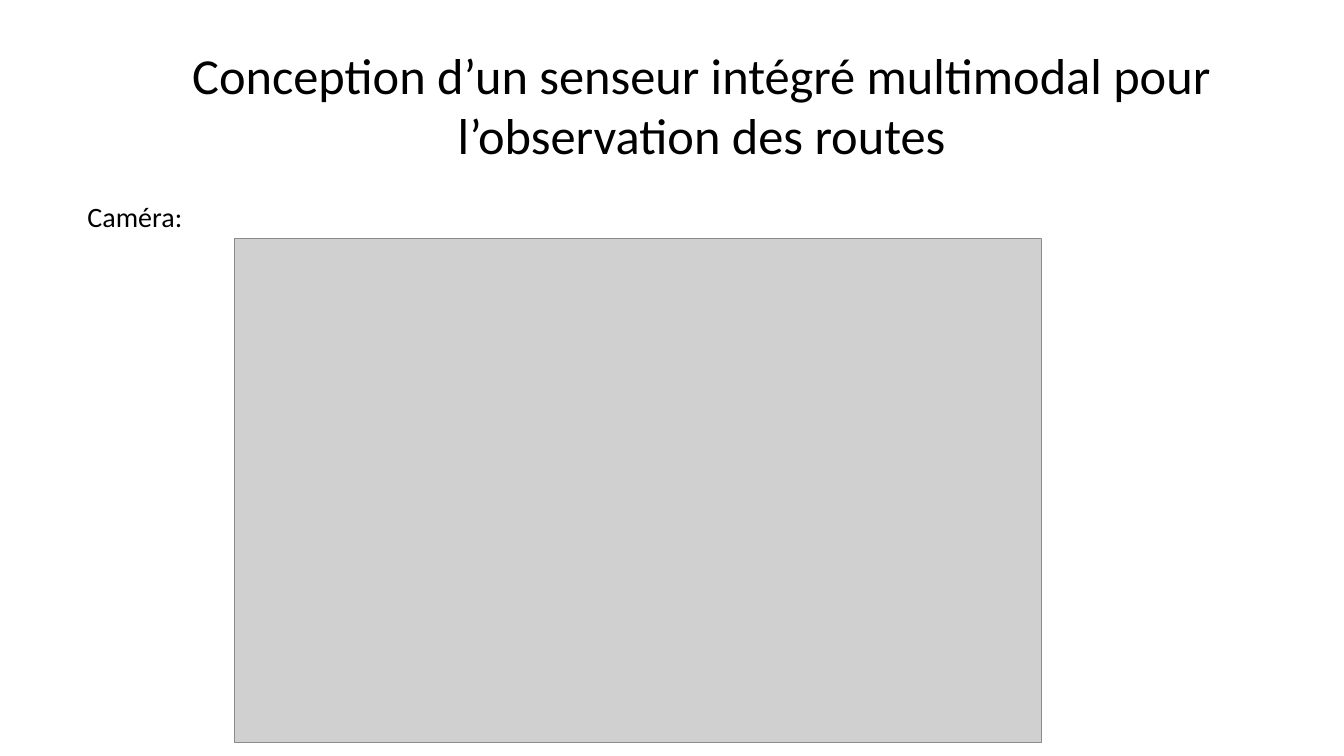
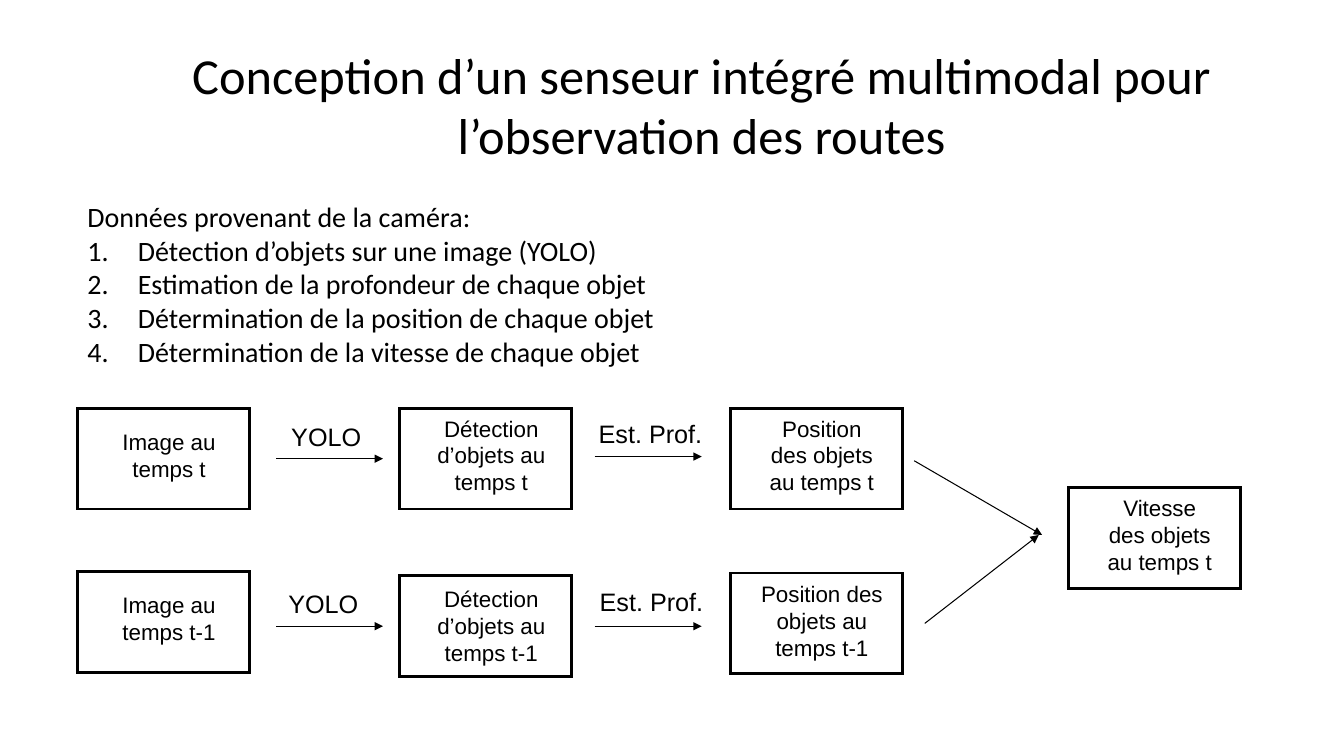
Before and after one commit to grotsartdehe/TFE, a slide deck: slide 4 of Presentation/Slides_TFE.pptx. Drawn at 1344x756 pixels with LibreOffice and Linux fonts; fonts in the diff are those of the drawing; grey boxes stand for pictures. Boxes give left, top, right and bottom in pixels: in the first picture for what was removed or moved away, otherwise in the second. Text is boxed around its words. In the diff, an @@ line names an element or a change of style, - is before the commit and + after.

```diff
--- a/Presentation/Slides_TFE.pptx
+++ b/Presentation/Slides_TFE.pptx
@@ text at box(87, 207, 653, 367): text changed @@
-Caméra:
+Données provenant de la caméra:
+1. Détection d’objets sur une image (YOLO)
+2. Estimation de la profondeur de chaque objet
+3. Détermination de la position de chaque objet
+4. Détermination de la vitesse de chaque objet
@@ picture removed at box(235, 239, 1042, 743) @@
@@ rectangle added at box(78, 408, 250, 509), fill #FFFFFF, outline #000000 2 pt @@
@@ rectangle added at box(400, 408, 573, 509), fill #FFFFFF, outline #000000 2 pt @@
@@ rectangle added at box(731, 408, 903, 509), fill #FFFFFF, outline #000000 2 pt @@
@@ text added at box(122, 434, 216, 482), 16 pt, text #000000 @@
+Image au temps t
@@ text added at box(291, 428, 361, 447), 18 pt, text #000000 @@
+YOLO
@@ text added at box(437, 420, 545, 495), 16 pt, text #000000 @@
+Détection d’objets au temps t
@@ text added at box(599, 424, 702, 444), 18 pt, text #000000 @@
+Est. Prof.
@@ text added at box(770, 420, 874, 495), 16 pt, text #000000 @@
+Position des objets au temps t
@@ arrow added from (276, 459) to (383, 459), #000000 0.75 pt @@
@@ arrow added from (595, 457) to (702, 457), #000000 0.75 pt @@
@@ arrow added from (914, 461) to (1043, 535), #000000 0.75 pt @@
@@ rectangle added at box(1069, 488, 1241, 589), fill #FFFFFF, outline #000000 2 pt @@
@@ text added at box(1108, 499, 1212, 575), 16 pt, text #000000 @@
+Vitesse des objets au temps t
@@ arrow added from (925, 623) to (1040, 535), #000000 0.75 pt @@
@@ rectangle added at box(78, 572, 250, 673), fill #FFFFFF, outline #000000 2 pt @@
@@ text added at box(122, 597, 216, 645), 16 pt, text #000000 @@
+Image au temps t-1
@@ text added at box(288, 595, 358, 614), 18 pt, text #000000 @@
+YOLO
@@ rectangle added at box(400, 576, 573, 677), fill #FFFFFF, outline #000000 2 pt @@
@@ text added at box(437, 590, 545, 666), 16 pt, text #000000 @@
+Détection d’objets au temps t-1
@@ text added at box(600, 592, 703, 612), 18 pt, text #000000 @@
+Est. Prof.
@@ rectangle added at box(731, 573, 903, 674), fill #FFFFFF, outline #000000 2 pt @@
@@ text added at box(761, 585, 883, 661), 16 pt, text #000000 @@
+Position des objets au temps t-1
@@ arrow added from (276, 626) to (383, 626), #000000 0.75 pt @@
@@ arrow added from (595, 626) to (702, 626), #000000 0.75 pt @@
```
Also in this commit, not shown: 1 other slide changed, 7 slides added.
